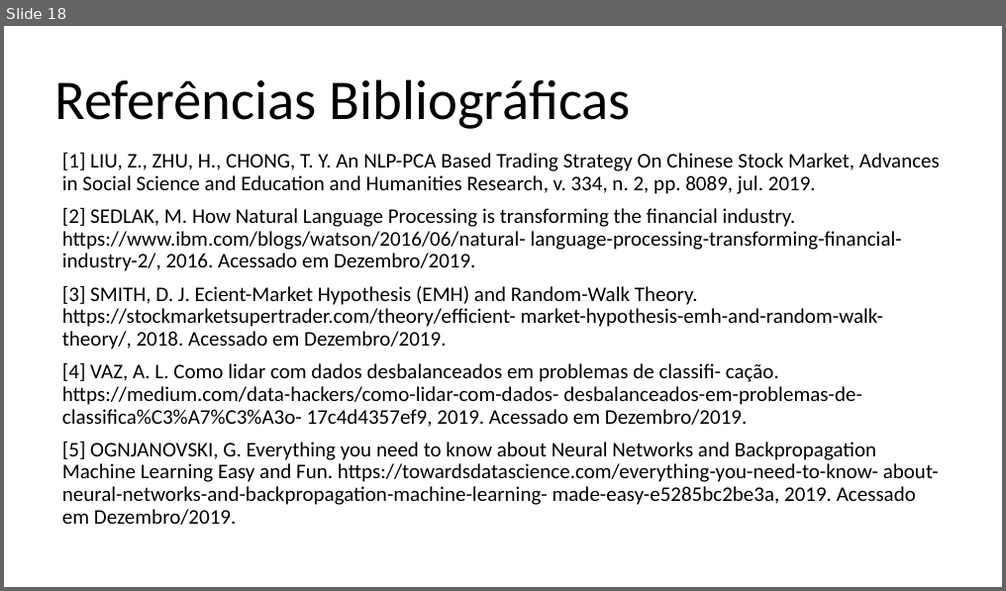
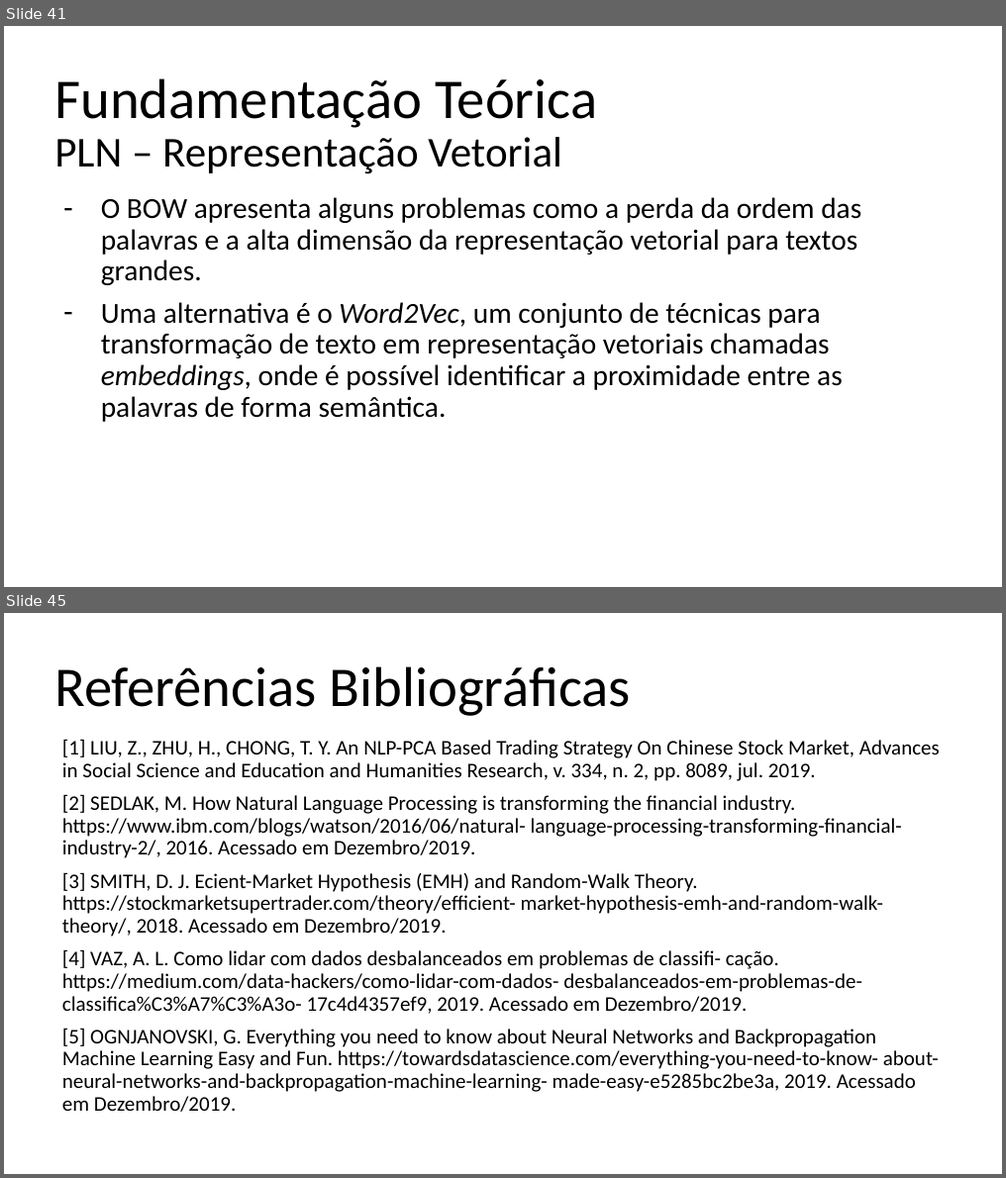
Before and after one commit to lgcanto/tcc, a slide deck: TCC_LGC_V1.pptx. Shown one above the other, each under a label of ours: slide 18 before the commit, slides 41 and 45 after it; the slides between them are not shown. The pictures are 1006x591 and 1006x1178 pixels, drawn with LibreOffice and Linux fonts; fonts in the diff are those of the drawing. Boxes give left, top, right and bottom in pixels: in the first picture for what was removed or moved away, otherwise in the second. Text is boxed around its words. In the diff, an @@ line names an element or a change of style, - is before the commit and + after.

```diff
--- a/TCC_LGC_V1.pptx
+++ b/TCC_LGC_V1.pptx
@@ slide 41 added at [4,26,1002,587], background #FFFFFF @@
@@ title added at [54,78,597,174], 41 pt, text #000000 @@
+Fundamentação Teórica
+PLN – Representação Vetorial
@@ text added at [101,197,861,422], 28 pt, text #000000 @@
+– O BOW apresenta alguns problemas como a perda da ordem das palavras e a alta dimensão da representação vetorial para textos grandes.
+– Uma alternativa é o Word2Vec, um conjunto de técnicas para transformação de texto em representação vetoriais chamadas embeddings, onde é possível identificar a proximidade entre as palavras de forma semântica.
@@ what was slide 18 is now slide 45 @@
```
Also in this commit, not shown: 2 slides changed, 28 other slides added, 2 slides removed.
